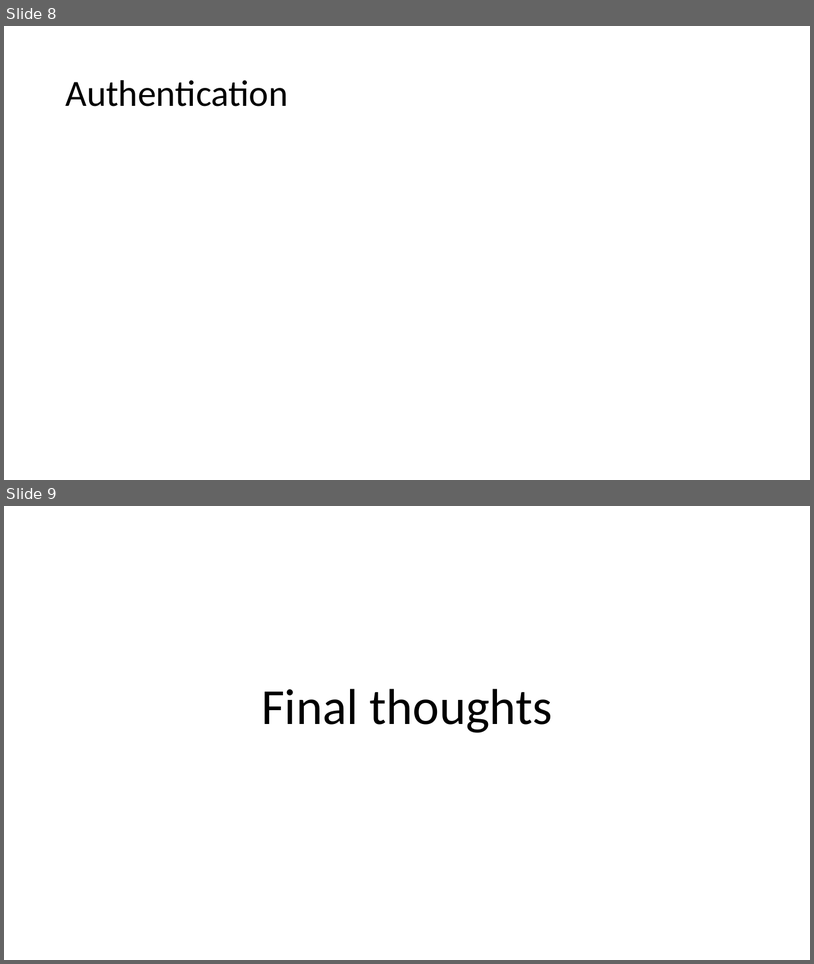
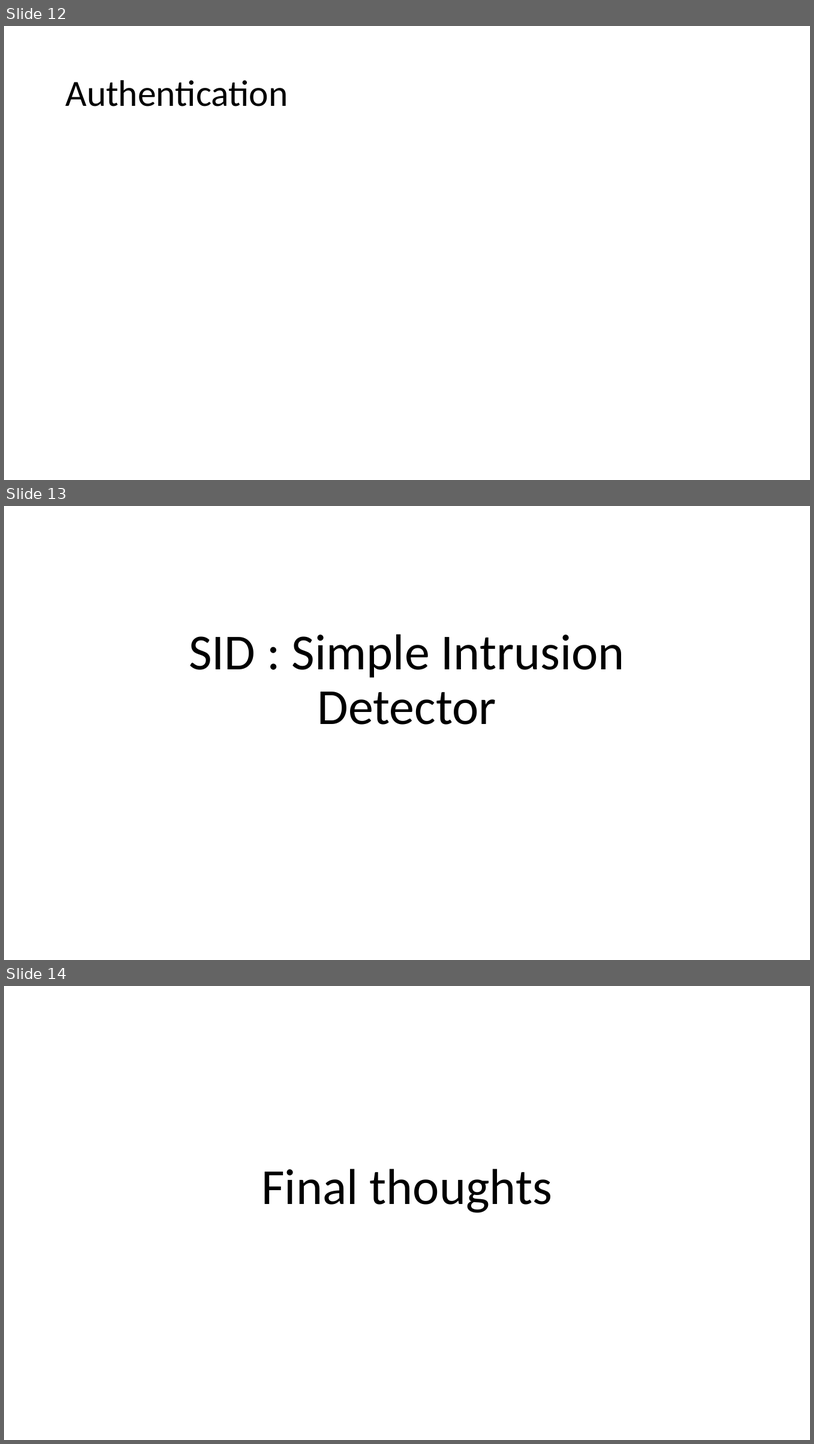
Before and after one commit to fparricelli/Encrypted-data-exchange-between-two-Arduino-boards-using-Symmetric-Encryption, a slide deck: Documentazione e cose così/Slide_concettuali_Luca.pptx. Shown one above the other, each under a label of ours: slides 8 and 9 before the commit, slides 12, 13 and 14 after it. The pictures are 814x964 and 814x1444 pixels, drawn with LibreOffice and Linux fonts; fonts in the diff are those of the drawing. Boxes give left, top, right and bottom in pixels: in the first picture for what was removed or moved away, otherwise in the second. Text is boxed around its words. In the diff, an @@ line names an element or a change of style, - is before the commit and + after.

```diff
--- a/Documentazione e cose così/Slide_concettuali_Luca.pptx
+++ b/Documentazione e cose così/Slide_concettuali_Luca.pptx
@@ slide 13 added at <box>4,506,810,960</box>, background #FFFFFF @@
@@ title added at <box>189,634,625,724</box>, 60 pt, text #000000 @@
+SID : Simple Intrusion Detector
@@ what was slide 8 is now slide 12 @@
@@ what was slide 9 is now slide 14 @@
```
Also in this commit, not shown: 1 slide changed, 4 other slides added, 14 other files.
